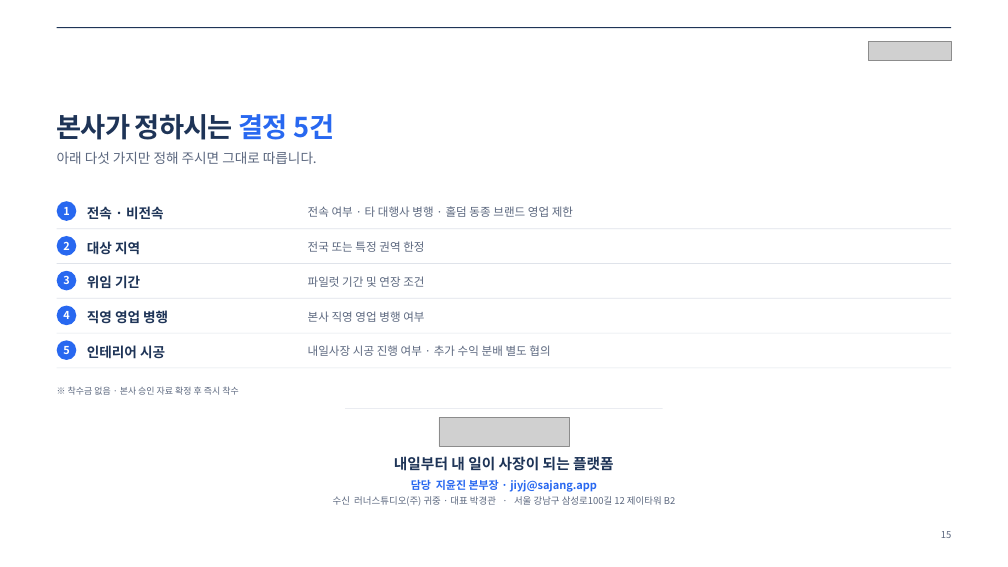
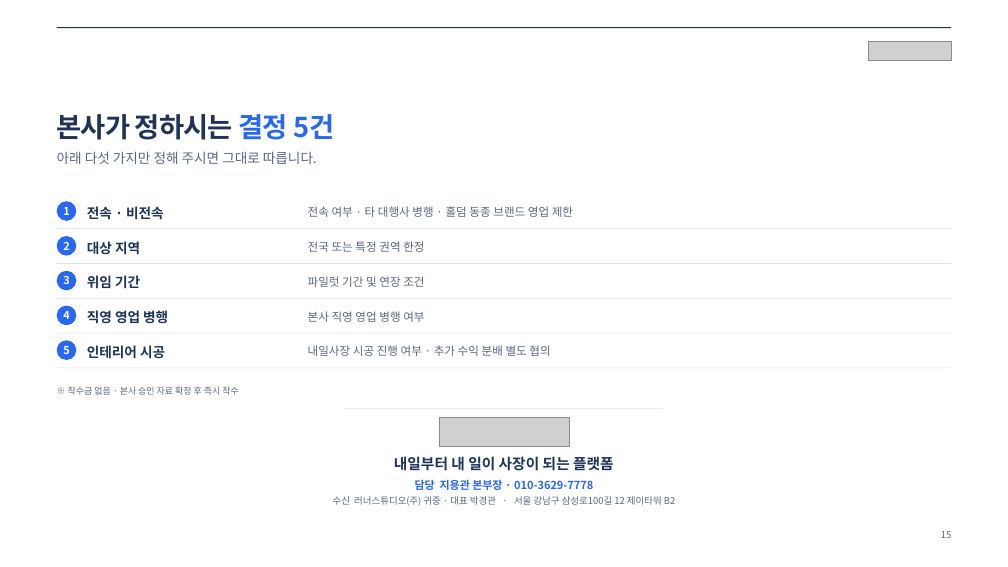
Before and after one commit to jyjzzjtube-pixel/onewillco-meeting-2026, a slide deck: slide 15 of runnerpub-proposal/runnerpub_proposal_naeilsajang.pptx. Drawn at 1008x567 pixels with LibreOffice and Linux fonts; fonts in the diff are those of the drawing; grey boxes stand for pictures; background and template pictures are left out. Boxes give left, top, right and bottom in pixels: in the first picture for what was removed or moved away, otherwise in the second. Text is boxed around its words. In the diff, an @@ line names an element or a change of style, - is before the commit and + after.

```diff
--- a/runnerpub-proposal/runnerpub_proposal_naeilsajang.pptx
+++ b/runnerpub-proposal/runnerpub_proposal_naeilsajang.pptx
@@ text at [415, 480, 593, 490]: text changed @@
-담당 지윤진 본부장 · jiyj@sajang.app
+담당 지용관 본부장 · 010-3629-7778
```
Also in this commit, not shown: 1 other slide changed, 4 other files.
